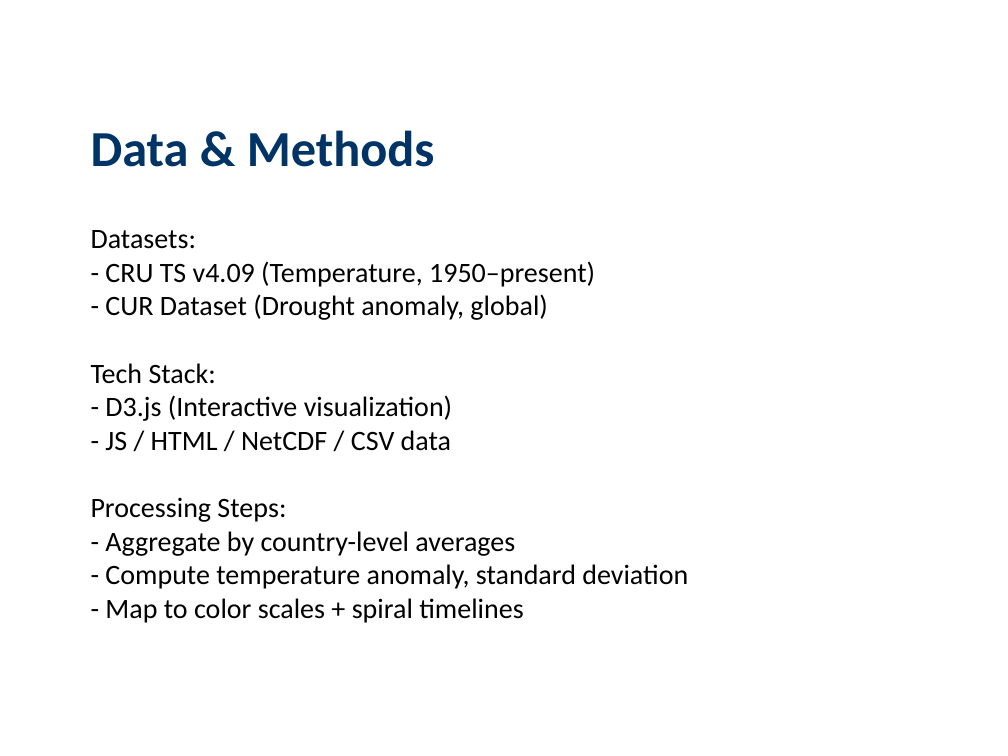
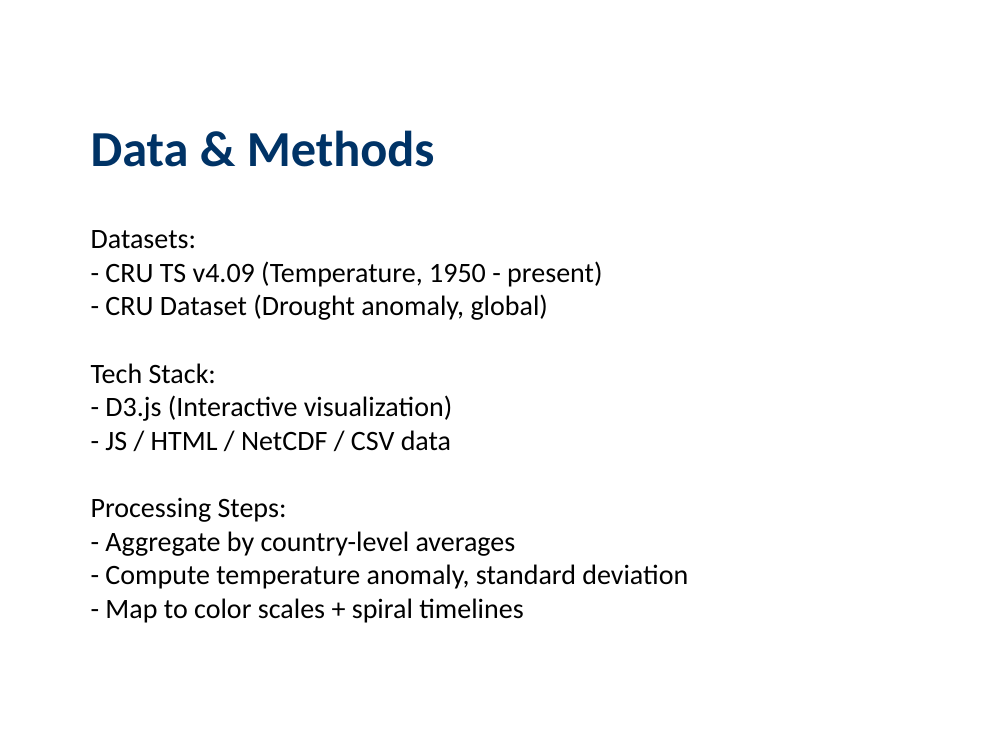
Before and after one commit to RulerOfEternalNight/CS529Midterm, a slide deck: slide 4 of jsaktMidterm_projectProposalPPT.pptx. Drawn at 1008x756 pixels with LibreOffice and Linux fonts; fonts in the diff are those of the drawing. Boxes give left, top, right and bottom in pixels: in the first picture for what was removed or moved away, otherwise in the second. Text is boxed around its words. In the diff, an @@ line names an element or a change of style, - is before the commit and + after.

```diff
--- a/jsaktMidterm_projectProposalPPT.pptx
+++ b/jsaktMidterm_projectProposalPPT.pptx
@@ text at (x1=91, y1=230, x2=688, y2=623): text changed @@
-Datasets:
-- CRU TS v4.09 (Temperature, 1950–present)
-- CUR Dataset (Drought anomaly, global)
-Tech Stack:
-- D3.js (Interactive visualization)
-- JS / HTML / NetCDF / CSV data
-Processing Steps:
-- Aggregate by country-level averages
-- Compute temperature anomaly, standard deviation
-- Map to color scales + spiral timelines
+Datasets:
+- CRU TS v4.09 (Temperature, 1950 - present)
+- CRU Dataset (Drought anomaly, global)
+Tech Stack:
+- D3.js (Interactive visualization)
+- JS / HTML / NetCDF / CSV data
+Processing Steps:
+- Aggregate by country-level averages
+- Compute temperature anomaly, standard deviation
+- Map to color scales + spiral timelines
```
Also in this commit, not shown: 3 other slides changed, 2 other files.
